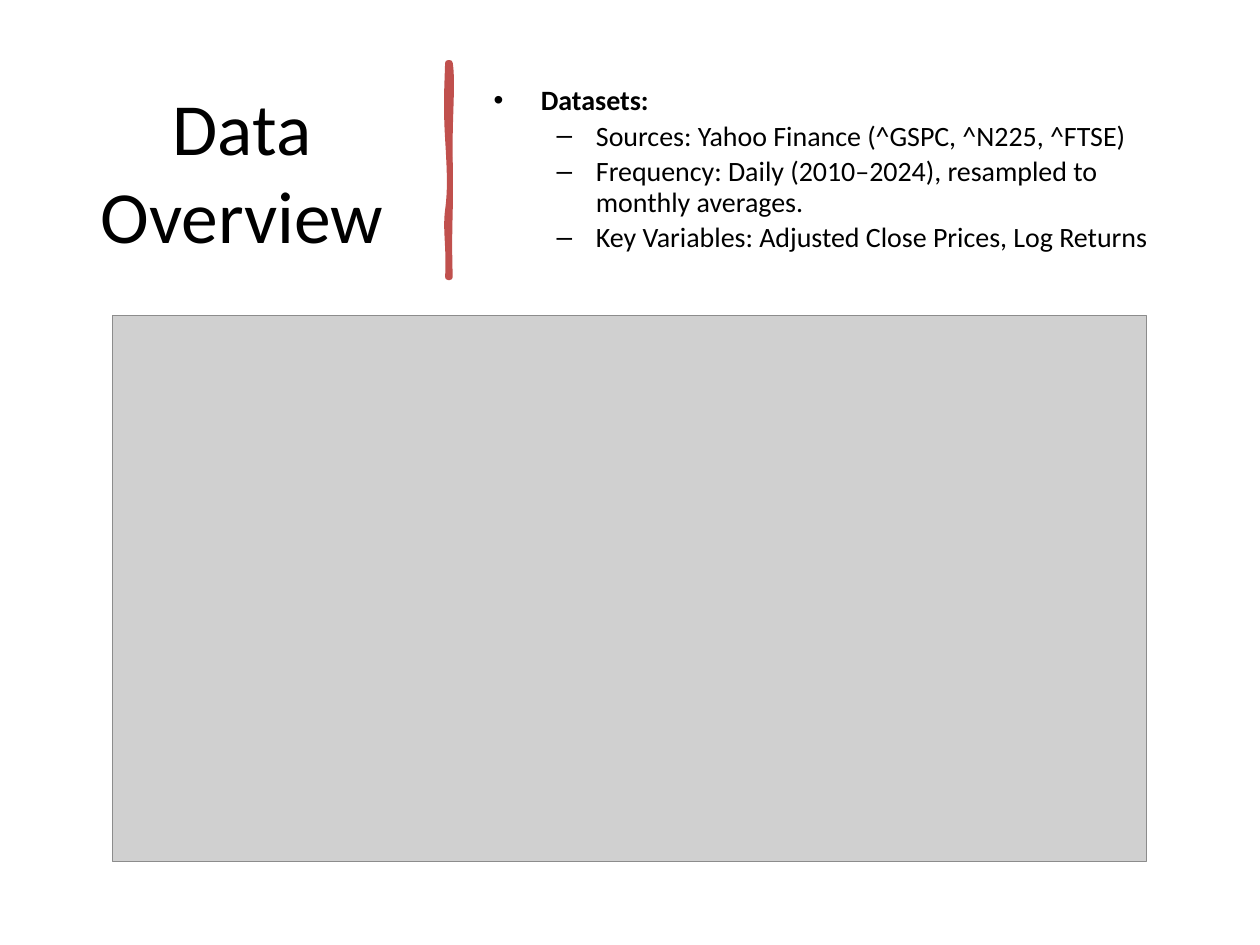
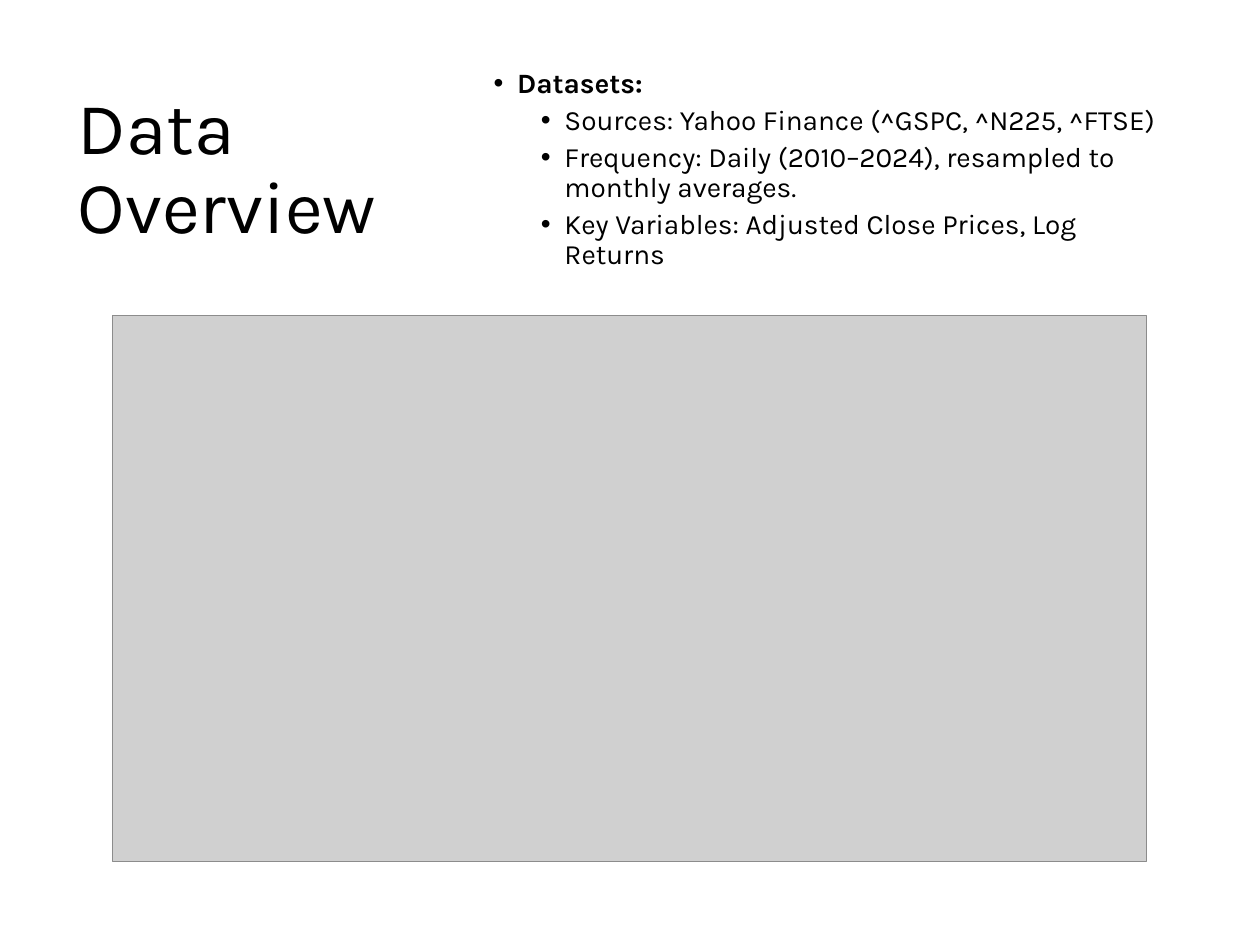
Before and after one commit to AzizbekMuminoff/TimeSeries, a slide deck: slide 3 of Comparative_Volatility_Analysis.pptx. Drawn at 1260x945 pixels with LibreOffice and Linux fonts; fonts in the diff are those of the drawing; grey boxes stand for pictures. Boxes give left, top, right and bottom in pixels: in the first picture for what was removed or moved away, otherwise in the second. Text is boxed around its words. In the diff, an @@ line names an element or a change of style, - is before the commit and + after.

```diff
--- a/Comparative_Volatility_Analysis.pptx
+++ b/Comparative_Volatility_Analysis.pptx
@@ title "Data Overview" at [78, 107, 376, 234]: font Calibri to Karla; alignment centre to left; line spacing 1 to 0.9 @@
@@ freeform shape removed at [448, 62, 449, 277] @@
@@ text "Datasets:" at [517, 75, 1155, 265]: font Calibri to Karla; indent changed; more space between paragraphs; bullet – to • @@
```
Also in this commit, not shown: 7 other slides changed, 1 slide added.
